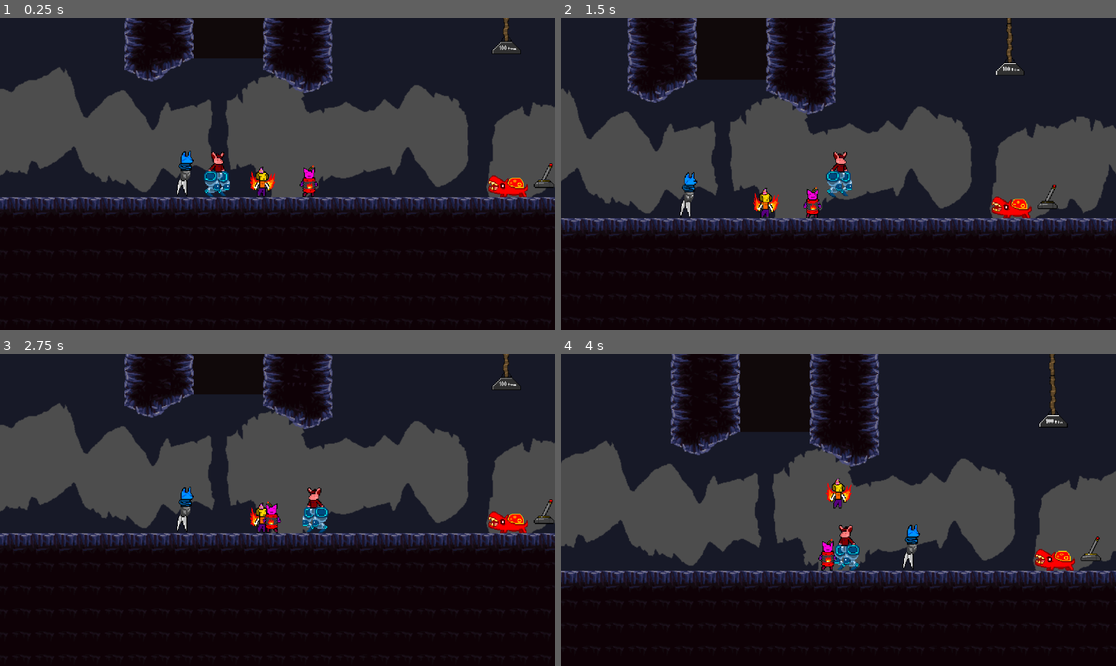
Above: before the commit, frames 1-4 (two rows, left to right).
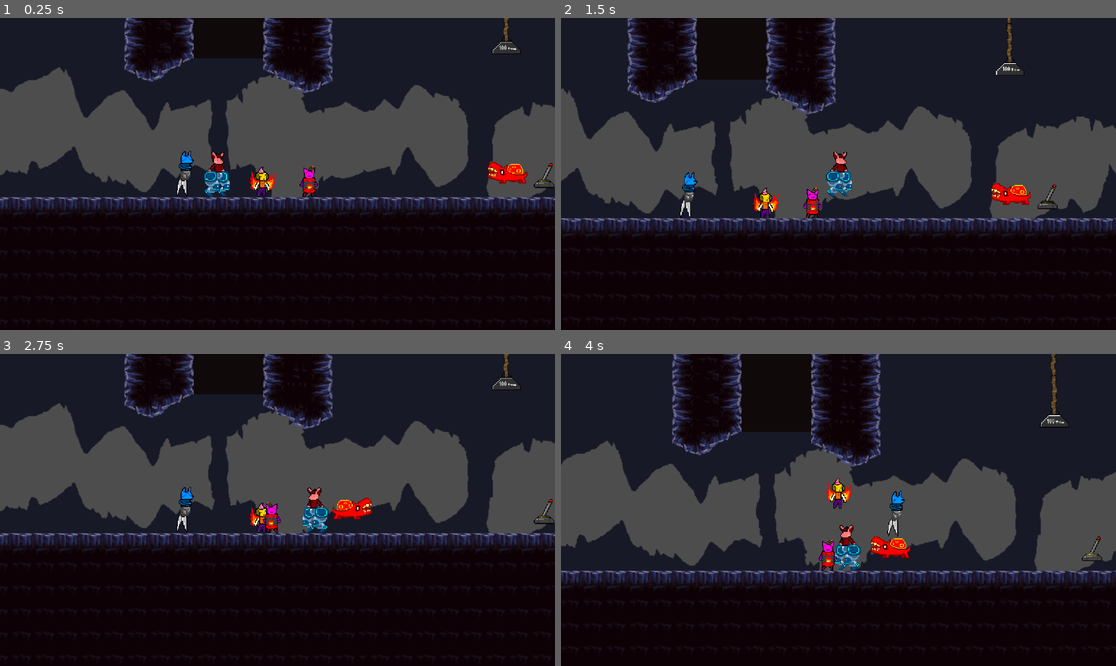
Above: after the commit, the same moments.

Repository: GSF417/partys-revival-game
Game: Godot game, scene res://levels/level2.tscn
The game is run twice, just before and just after one commit, with the same random seed, the same clock (stepped at 60 frames per second) and the same inputs. The project has no main scene, so this scene is started directly.
Inputs:
- Up to frame 1 (0.25 s): no input
- Up to frame 2 (1.5 s): tap Enter at 0.5 s; hold D (MoveRight) from 0.53 s (still down); tap Z (ExecuteAction) at 0.6 s; tap W (MoveUp) at 0.77 s; tap 1 (SwitchFirst) at 1.35 s
- Up to frame 3 (2.75 s): tap W (MoveUp) at 1.52 s; release D (MoveRight) at 2.03 s; hold A (MoveLeft) from 2.03 s (still down); hold 4 (SwitchFourth) from 2.03 s (still down)
- Up to frame 4 (4 s): release A (MoveLeft) at 2.78 s; release 4 (SwitchFourth) at 2.78 s; hold D (MoveRight) from 2.78 s (still down); tap 2 (SwitchSecond) at 2.85 s; tap W (MoveUp) at 3.02, 3.77 s; hold 3 (SwitchThird) from 3.53 s (still down)

The runs differ from the first frame. In frame 1, 0.6% of the frame differs, in the area x 87-96%, y 46-58%; in frame 2, 0.7%; in frame 3, 0.7%; in frame 4, 5.3%, in the area x 0-100%, y 0-87%.

Commit message:
Testing enemy

Diff:
--- a/levels/level2.tscn
+++ b/levels/level2.tscn
@@ -1,6 +1,6 @@
 [gd_scene load_steps=16 format=3 uid="uid://nuxnyfvrk8iu"]
 
-[ext_resource type="PackedScene" uid="uid://cwthhov5107qg" path="res://scenes/enemies/mordedor.tscn" id="1_8rdgr"]
+[ext_resource type="PackedScene" uid="uid://cwthhov5107qg" path="res://scenes/enemies/biter.tscn" id="1_8rdgr"]
 [ext_resource type="PackedScene" uid="uid://bvxbnopxsg856" path="res://scenes/heroes/heroes_controller.tscn" id="1_xle22"]
 [ext_resource type="PackedScene" uid="uid://dll64ogrgpcpo" path="res://scenes/heroes/hero_tobu.tscn" id="2_e1hlb"]
 [ext_resource type="PackedScene" uid="uid://c7guhmawub6ja" path="res://scenes/objects/lever.tscn" id="2_lixil"]
@@ -11,7 +11,7 @@
 [ext_resource type="PackedScene" uid="uid://0b0n7gs3rbil" path="res://scenes/heroes/hero_bakudan.tscn" id="5_1w3tr"]
 [ext_resource type="TileSet" uid="uid://5gmlxuui744x" path="res://levels/tilesets/cave_tileset.tres" id="6_j74p8"]
 [ext_resource type="Texture2D" uid="uid://4e5hq8h3we6g" path="res://levels/assets/Cave_Background_1.png" id="7_tkcsk"]
-[ext_resource type="PackedScene" uid="uid://canyhltdfqw6m" path="res://scenes/enemies/foice.tscn" id="10_xj2gj"]
+[ext_resource type="PackedScene" uid="uid://canyhltdfqw6m" path="res://scenes/enemies/reaper.tscn" id="10_xj2gj"]
 
 [sub_resource type="RectangleShape2D" id="RectangleShape2D_y1pyr"]
 size = Vector2(108, 326.5)
--- /dev/null
+++ b/scenes/components/detection_range_component.tscn
@@ -0,0 +1,9 @@
+[gd_scene load_steps=2 format=3 uid="uid://bh3uhsd7vk6cg"]
+
+[ext_resource type="Script" path="res://scripts/detection_range.gd" id="1_xqdt8"]
+
+[node name="DetectionRange" type="Area2D"]
+script = ExtResource("1_xqdt8")
+
+[connection signal="body_shape_entered" from="." to="." method="_on_body_shape_entered"]
+[connection signal="body_shape_exited" from="." to="." method="_on_body_shape_exited"]
--- /dev/null
+++ b/scenes/enemies/biter.tscn
@@ -0,0 +1,212 @@
+[gd_scene load_steps=28 format=3 uid="uid://cwthhov5107qg"]
+
+[ext_resource type="Texture2D" uid="uid://chq6u55jqcwad" path="res://images/WayOfRevival2.png" id="1_hr3eq"]
+[ext_resource type="Script" path="res://scripts/biter_enemy.gd" id="1_kjijd"]
+[ext_resource type="PackedScene" uid="uid://bh3uhsd7vk6cg" path="res://scenes/components/detection_range_component.tscn" id="3_g5spb"]
+[ext_resource type="PackedScene" uid="uid://2y10hrtu4pu6" path="res://scenes/components/hurtbox_component.tscn" id="3_xf4bc"]
+[ext_resource type="PackedScene" uid="uid://4v6hqfvsop8b" path="res://scenes/components/health_component.tscn" id="5_pirpu"]
+
+[sub_resource type="AtlasTexture" id="AtlasTexture_4r4ss"]
+atlas = ExtResource("1_hr3eq")
+region = Rect2(192, 320, 64, 64)
+
+[sub_resource type="AtlasTexture" id="AtlasTexture_xcla6"]
+atlas = ExtResource("1_hr3eq")
+region = Rect2(0, 320, 64, 64)
+
+[sub_resource type="AtlasTexture" id="AtlasTexture_w00nv"]
+atlas = ExtResource("1_hr3eq")
+region = Rect2(64, 320, 64, 64)
+
+[sub_resource type="AtlasTexture" id="AtlasTexture_gkud3"]
+atlas = ExtResource("1_hr3eq")
+region = Rect2(128, 320, 64, 64)
+
+[sub_resource type="SpriteFrames" id="SpriteFrames_40bqu"]
+animations = [{
+"frames": [{
+"duration": 1.0,
+"texture": SubResource("AtlasTexture_4r4ss")
+}],
+"loop": true,
+"name": &"dying",
+"speed": 5.0
+}, {
+"frames": [{
+"duration": 1.0,
+"texture": SubResource("AtlasTexture_xcla6")
+}],
+"loop": true,
+"name": &"idle",
+"speed": 5.0
+}, {
+"frames": [{
+"duration": 1.0,
+"texture": SubResource("AtlasTexture_w00nv")
+}, {
+"duration": 1.0,
+"texture": SubResource("AtlasTexture_gkud3")
+}],
+"loop": true,
+"name": &"moving",
+"speed": 5.0
+}]
+
+[sub_resource type="Animation" id="Animation_teai2"]
+resource_name = "idle"
+tracks/0/type = "value"
+tracks/0/imported = false
+tracks/0/enabled = true
+tracks/0/path = NodePath("AnimatedSprite2D:animation")
+tracks/0/interp = 1
+tracks/0/loop_wrap = true
+tracks/0/keys = {
+"times": PackedFloat32Array(0),
+"transitions": PackedFloat32Array(1),
+"update": 1,
+"values": [&"idle"]
+}
+
+[sub_resource type="Animation" id="Animation_8c134"]
+resource_name = "moving"
+tracks/0/type = "value"
+tracks/0/imported = false
+tracks/0/enabled = true
+tracks/0/path = NodePath("AnimatedSprite2D:animation")
+tracks/0/interp = 1
+tracks/0/loop_wrap = true
+tracks/0/keys = {
+"times": PackedFloat32Array(-0.0333333),
+"transitions": PackedFloat32Array(1),
+"update": 1,
+"values": [&"moving"]
+}
+
+[sub_resource type="Animation" id="Animation_8isty"]
+resource_name = "dying"
+tracks/0/type = "value"
+tracks/0/imported = false
+tracks/0/enabled = true
+tracks/0/path = NodePath("AnimatedSprite2D:animation")
+tracks/0/interp = 1
+tracks/0/loop_wrap = true
+tracks/0/keys = {
+"times": PackedFloat32Array(0),
+"transitions": PackedFloat32Array(1),
+"update": 1,
+"values": [&"dying"]
+}
+
+[sub_resource type="Animation" id="Animation_ol6ov"]
+length = 0.001
+tracks/0/type = "value"
+tracks/0/imported = false
+tracks/0/enabled = true
+tracks/0/path = NodePath("AnimatedSprite2D:animation")
+tracks/0/interp = 1
+tracks/0/loop_wrap = true
+tracks/0/keys = {
+"times": PackedFloat32Array(0),
+"transitions": PackedFloat32Array(1),
+"update": 1,
+"values": [&"idle"]
+}
+
+[sub_resource type="AnimationLibrary" id="AnimationLibrary_c5xig"]
+_data = {
+"RESET": SubResource("Animation_ol6ov"),
+"dying": SubResource("Animation_8isty"),
+"idle": SubResource("Animation_teai2"),
+"moving": SubResource("Animation_8c134")
+}
+
+[sub_resource type="AnimationNodeAnimation" id="AnimationNodeAnimation_8bpo2"]
+animation = &"dying"
+
+[sub_resource type="AnimationNodeAnimation" id="AnimationNodeAnimation_ycn51"]
+animation = &"idle"
+
+[sub_resource type="AnimationNodeAnimation" id="AnimationNodeAnimation_iorb8"]
+animation = &"moving"
+
+[sub_resource type="AnimationNodeStateMachineTransition" id="AnimationNodeStateMachineTransition_l4cym"]
+advance_mode = 2
+
+[sub_resource type="AnimationNodeStateMachineTransition" id="AnimationNodeStateMachineTransition_itrsb"]
+advance_mode = 2
+advance_expression = "moving == true"
+
+[sub_resource type="AnimationNodeStateMachineTransition" id="AnimationNodeStateMachineTransition_71asl"]
+advance_mode = 2
+advance_expression = "dead == true"
+
+[sub_resource type="AnimationNodeStateMachineTransition" id="AnimationNodeStateMachineTransition_8sa6i"]
+advance_mode = 2
+advance_expression = "dead == true"
+
+[sub_resource type="AnimationNodeStateMachineTransition" id="AnimationNodeStateMachineTransition_s5411"]
+advance_mode = 2
+advance_expression = "moving == false"
+
+[sub_resource type="AnimationNodeStateMachine" id="AnimationNodeStateMachine_yqfyn"]
+states/dying/node = SubResource("AnimationNodeAnimation_8bpo2")
+states/dying/position = Vector2(446, 173)
+states/idle/node = SubResource("AnimationNodeAnimation_ycn51")
+states/idle/position = Vector2(362, 93)
+states/moving/node = SubResource("AnimationNodeAnimation_iorb8")
+states/moving/position = Vector2(521, 84)
+transitions = ["Start", "idle", SubResource("AnimationNodeStateMachineTransition_l4cym"), "idle", "moving", SubResource("AnimationNodeStateMachineTransition_itrsb"), "idle", "dying", SubResource("AnimationNodeStateMachineTransition_71asl"), "moving", "dying", SubResource("AnimationNodeStateMachineTransition_8sa6i"), "moving", "idle", SubResource("AnimationNodeStateMachineTransition_s5411")]
+
+[sub_resource type="CircleShape2D" id="CircleShape2D_4dpqb"]
+radius = 129.0
+
+[sub_resource type="RectangleShape2D" id="RectangleShape2D_0d8b0"]
+size = Vector2(55, 30)
+
+[sub_resource type="CapsuleShape2D" id="CapsuleShape2D_kicf5"]
+radius = 11.0
+height = 26.0
+
+[node name="Biter" type="CharacterBody2D"]
+script = ExtResource("1_kjijd")
+
+[node name="AnimatedSprite2D" type="AnimatedSprite2D" parent="."]
+texture_filter = 1
+position = Vector2(1, -19)
+sprite_frames = SubResource("SpriteFrames_40bqu")
+animation = &"idle"
+
+[node name="AnimationPlayer" type="AnimationPlayer" parent="."]
+libraries = {
+"": SubResource("AnimationLibrary_c5xig")
+}
+
+[node name="AnimationTree" type="AnimationTree" parent="."]
+tree_root = SubResource("AnimationNodeStateMachine_yqfyn")
+anim_player = NodePath("../AnimationPlayer")
+
+[node name="DetectionRange" parent="." instance=ExtResource("3_g5spb")]
+
+[node name="CollisionShape2D" type="CollisionShape2D" parent="DetectionRange"]
+shape = SubResource("CircleShape2D_4dpqb")
+debug_color = Color(0.889947, 0.92, 0.0184, 0.462745)
+
+[node name="HurtboxComponent" parent="." node_paths=PackedStringArray("health_component") instance=ExtResource("3_xf4bc")]
+health_component = NodePath("../HealthComponent")
+
+[node name="CollisionShape2D" type="CollisionShape2D" parent="HurtboxComponent"]
+position = Vector2(1.5, -2)
+shape = SubResource("RectangleShape2D_0d8b0")
+debug_color = Color(0.7, 0, 0, 0.419608)
+
+[node name="Timer" type="Timer" parent="."]
+one_shot = true
+
+[node name="CollisionShape2D2" type="CollisionShape2D" parent="."]
+position = Vector2(1.5, -2)
+scale = Vector2(2.37688, 1.11149)
+shape = SubResource("CapsuleShape2D_kicf5")
+
+[node name="HealthComponent" parent="." instance=ExtResource("5_pirpu")]
+
+[connection signal="timeout" from="Timer" to="." method="_on_timer_timeout"]
--- a/scenes/enemies/mordedor.tscn
+++ /dev/null
@@ -1,12 +0,0 @@
-[gd_scene load_steps=2 format=3 uid="uid://cwthhov5107qg"]
-
-[ext_resource type="Texture2D" uid="uid://chq6u55jqcwad" path="res://images/WayOfRevival2.png" id="1_wamee"]
-
-[node name="Enemy1" type="Node2D"]
-
-[node name="Sprite2D" type="Sprite2D" parent="."]
-texture_filter = 1
-texture = ExtResource("1_wamee")
-hframes = 20
-vframes = 20
-frame = 100
--- a/scenes/enemies/foice.tscn
+++ b/scenes/enemies/reaper.tscn
@@ -1,14 +1,14 @@
 [gd_scene load_steps=2 format=3 uid="uid://canyhltdfqw6m"]
 
-[ext_resource type="Texture2D" uid="uid://chq6u55jqcwad" path="res://images/WayOfRevival2.png" id="1_87bwj"]
+[ext_resource type="Texture2D" uid="uid://chq6u55jqcwad" path="res://images/WayOfRevival2.png" id="1_saprp"]
 
-[node name="Foice" type="Node2D"]
+[node name="Reaper" type="Node2D"]
 
 [node name="Sprite" type="CanvasGroup" parent="."]
 
 [node name="Eye" type="Sprite2D" parent="Sprite"]
 texture_filter = 1
-texture = ExtResource("1_87bwj")
+texture = ExtResource("1_saprp")
 hframes = 20
 vframes = 20
 frame = 120
--- a/scenes/heroes/abilities/yari_slash_instance.gd
+++ b/scenes/heroes/abilities/yari_slash_instance.gd
@@ -7,7 +7,12 @@
 
 # Called when the node enters the scene tree for the first time.
 
+func _ready() -> void:
+	if sprite != null:
+		sprite.flip_h = flipLeft
+
 func _process(delta: float):
+	sprite.play()
 	if sprite != null:
 		sprite.flip_h = flipLeft
 
--- a/scenes/heroes/abilities/yari_slash_instance.tscn
+++ b/scenes/heroes/abilities/yari_slash_instance.tscn
@@ -6,19 +6,33 @@
 [sub_resource type="CircleShape2D" id="CircleShape2D_tix80"]
 radius = 37.1214
 
-[sub_resource type="AtlasTexture" id="AtlasTexture_klcl8"]
+[sub_resource type="AtlasTexture" id="AtlasTexture_mreqe"]
 atlas = ExtResource("2_6h5fx")
-region = Rect2(0, 192, 64, 64)
+region = Rect2(192, 640, 64, 64)
+
+[sub_resource type="AtlasTexture" id="AtlasTexture_dn000"]
+atlas = ExtResource("2_6h5fx")
+region = Rect2(256, 640, 64, 64)
+
+[sub_resource type="AtlasTexture" id="AtlasTexture_7b337"]
+atlas = ExtResource("2_6h5fx")
+region = Rect2(320, 640, 64, 64)
 
 [sub_resource type="SpriteFrames" id="SpriteFrames_smktr"]
 animations = [{
 "frames": [{
 "duration": 1.0,
-"texture": SubResource("AtlasTexture_klcl8")
+"texture": SubResource("AtlasTexture_mreqe")
+}, {
+"duration": 1.0,
+"texture": SubResource("AtlasTexture_dn000")
+}, {
+"duration": 1.0,
+"texture": SubResource("AtlasTexture_7b337")
 }],
-"loop": true,
+"loop": false,
 "name": &"default",
-"speed": 5.0
+"speed": 15.0
 }]
 
 [node name="Slash" type="Node2D"]
@@ -30,12 +44,14 @@
 shape = SubResource("CircleShape2D_tix80")
 
 [node name="Timer" type="Timer" parent="."]
-wait_time = 0.5
+wait_time = 0.25
 one_shot = true
 autostart = true
 
 [node name="AnimatedSprite2D" type="AnimatedSprite2D" parent="."]
 texture_filter = 1
 sprite_frames = SubResource("SpriteFrames_smktr")
+frame = 2
+frame_progress = 1.0
 
 [connection signal="timeout" from="Timer" to="." method="_on_timer_timeout"]
--- a/scenes/objects/lever.tscn
+++ b/scenes/objects/lever.tscn
@@ -1,7 +1,8 @@
-[gd_scene load_steps=7 format=3 uid="uid://c7guhmawub6ja"]
+[gd_scene load_steps=8 format=3 uid="uid://c7guhmawub6ja"]
 
 [ext_resource type="Script" path="res://scripts/lever.gd" id="1_uq1lq"]
 [ext_resource type="Texture2D" uid="uid://chq6u55jqcwad" path="res://images/WayOfRevival2.png" id="2_wafra"]
+[ext_resource type="PackedScene" uid="uid://bh3uhsd7vk6cg" path="res://scenes/components/detection_range_component.tscn" id="3_bvnh3"]
 
 [sub_resource type="AtlasTexture" id="AtlasTexture_acipe"]
 atlas = ExtResource("2_wafra")
@@ -41,11 +42,6 @@
 position = Vector2(0, -13)
 sprite_frames = SubResource("SpriteFrames_meb8c")
 
-[node name="Area2D" type="Area2D" parent="."]
-
-[node name="CollisionShape2D" type="CollisionShape2D" parent="Area2D"]
-shape = SubResource("CircleShape2D_8sc18")
-
 [node name="Arrow" type="Sprite2D" parent="."]
 visible = false
 texture_filter = 1
@@ -55,5 +51,7 @@
 vframes = 20
 frame = 237
 
-[connection signal="body_shape_entered" from="Area2D" to="." method="_on_area_2d_body_shape_entered"]
-[connection signal="body_shape_exited" from="Area2D" to="." method="_on_area_2d_body_shape_exited"]
+[node name="DetectionRange" parent="." instance=ExtResource("3_bvnh3")]
+
+[node name="CollisionShape2D" type="CollisionShape2D" parent="DetectionRange"]
+shape = SubResource("CircleShape2D_8sc18")
--- a/scenes/test_scene.tscn
+++ b/scenes/test_scene.tscn
@@ -7,6 +7,7 @@
 [ext_resource type="PackedScene" uid="uid://c4lw1o0a5u8ri" path="res://scenes/heroes/hero_kinroy.tscn" id="5_ay4gt"]
 [ext_resource type="PackedScene" uid="uid://0b0n7gs3rbil" path="res://scenes/heroes/hero_bakudan.tscn" id="6_445ad"]
 [ext_resource type="PackedScene" uid="uid://c7guhmawub6ja" path="res://scenes/objects/lever.tscn" id="7_klxls"]
+[ext_resource type="PackedScene" uid="uid://cwthhov5107qg" path="res://scenes/enemies/biter.tscn" id="8_ybbqb"]
 
 [sub_resource type="RectangleShape2D" id="RectangleShape2D_l2adv"]
 size = Vector2(128, 64)
@@ -46,3 +47,6 @@
 
 [node name="Lever" parent="." instance=ExtResource("7_klxls")]
 position = Vector2(203, 38)
+
+[node name="Biter" parent="." instance=ExtResource("8_ybbqb")]
+position = Vector2(449, 43)
--- /dev/null
+++ b/scripts/biter_enemy.gd
@@ -0,0 +1,48 @@
+extends CharacterBody2D
+class_name BiterEnemy
+
+var SPEED = 300
+
+var dead = false
+var moving = false
+var direction = 0
+var lookLeft = false
+
+@onready var detection_range = $DetectionRange
+@onready var timer = $Timer
+@onready var sprite = $AnimatedSprite2D
+
+# Called when the node enters the scene tree for the first time.
+func _ready() -> void:
+	pass # Replace with function body.
+
+func chase(target: HeroEntity):
+	direction = position.direction_to(detection_range.lastToEnter.position)
+	if direction.x < 0:
+		lookLeft = true
+	elif direction.x >= 0:
+		lookLeft = false
+
+# Called every frame. 'delta' is the elapsed time since the previous frame.
+func _process(delta: float) -> void:
+	if detection_range == null:
+		return
+	var nearby_heroes = detection_range.nearby_heroes
+	if nearby_heroes > 0 and not dead:
+		moving = true
+		chase(detection_range.lastToEnter)
+
+func _physics_process(delta: float) -> void:
+	sprite.flip_h = lookLeft
+	if direction:
+		print(direction)
+		velocity.x = direction.x * SPEED
+	move_and_slide()
+
+func die() -> void:
+	moving = false
+	dead = true
+	timer.start()
+
+func _on_timer_timeout() -> void:
+	queue_free()
--- /dev/null
+++ b/scripts/detection_range.gd
@@ -0,0 +1,27 @@
+extends Area2D
+
+var nearby_heroes = 0
+var lastToEnter : HeroEntity
+
+# Called when the node enters the scene tree for the first time.
+func _ready() -> void:
+	pass # Replace with function body.
+
+
+# Called every frame. 'delta' is the elapsed time since the previous frame.
+func _process(delta: float) -> void:
+	pass
+
+func _on_body_shape_entered(body_rid: RID, body: Node2D, body_shape_index: int, local_shape_index: int) -> void:
+	if body is HeroEntity:
+		lastToEnter = body
+		nearby_heroes = nearby_heroes + 1
+		body.addInteractable(self)
+
+func _on_body_shape_exited(body_rid: RID, body: Node2D, body_shape_index: int, local_shape_index: int) -> void:
+	if body is HeroEntity:
+		nearby_heroes = nearby_heroes - 1
+		body.removeInteractable(self)
+	if nearby_heroes <= 0:
+		nearby_heroes = 0
+		lastToEnter = null
--- a/scripts/health_component.gd
+++ b/scripts/health_component.gd
@@ -10,7 +10,11 @@
 
 
 func suffer_damage():
-	get_parent().queue_free()
+	var parent = get_parent()
+	if parent.has_method("die"):
+		parent.die()
+	else:
+		parent.queue_free()
 	#health -= 2
 	#
 	#if health <= 0 && get_parent().has_method("die"):
--- a/scripts/lever.gd
+++ b/scripts/lever.gd
@@ -4,8 +4,8 @@
 @export var target : Node2D
 @onready var sprite = $AnimatedSprite2D
 @onready var sprite_arrow = $Arrow
+@onready var detection_range = $DetectionRange
 
-var nearby_heroes = 0
 var activated = false
 
 # Called when the node enters the scene tree for the first time.
@@ -13,6 +13,9 @@
 	pass # Replace with function body.
 
 func _process(delta: float) -> void:
+	if detection_range == null:
+		return
+	var nearby_heroes = detection_range.nearby_heroes
 	if nearby_heroes > 0 and not activated:
 		sprite_arrow.visible = true
 	else:
@@ -25,14 +28,3 @@
 		return
 	if target.has_method("trigger"):
 		target.trigger()
-
-func _on_area_2d_body_shape_entered(body_rid: RID, body: Node2D, body_shape_index: int, local_shape_index: int) -> void:
-	if body is HeroEntity:
-		nearby_heroes = nearby_heroes + 1
-		body.addInteractable(self)
-
-
-func _on_area_2d_body_shape_exited(body_rid: RID, body: Node2D, body_shape_index: int, local_shape_index: int) -> void:
-	if body is HeroEntity:
-		nearby_heroes = nearby_heroes - 1
-		body.removeInteractable(self)
Not shown: 4 places in scenes/enemies/reaper.tscn that only renumber resources
Not shown: 1 places in scenes/heroes/abilities/yari_slash_instance.tscn that only renumber resources
Not shown: 1 places in scenes/test_scene.tscn that only renumber resources
